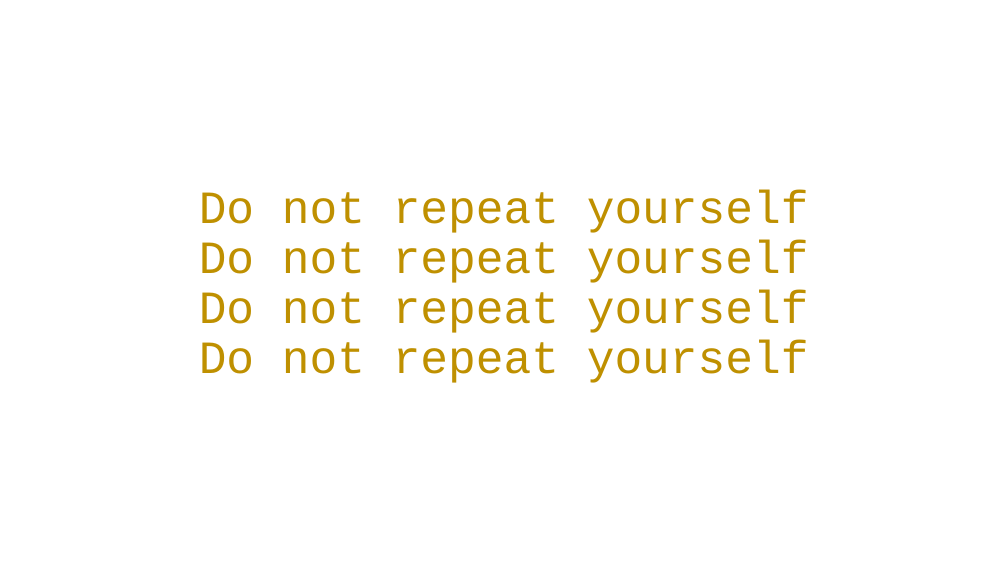
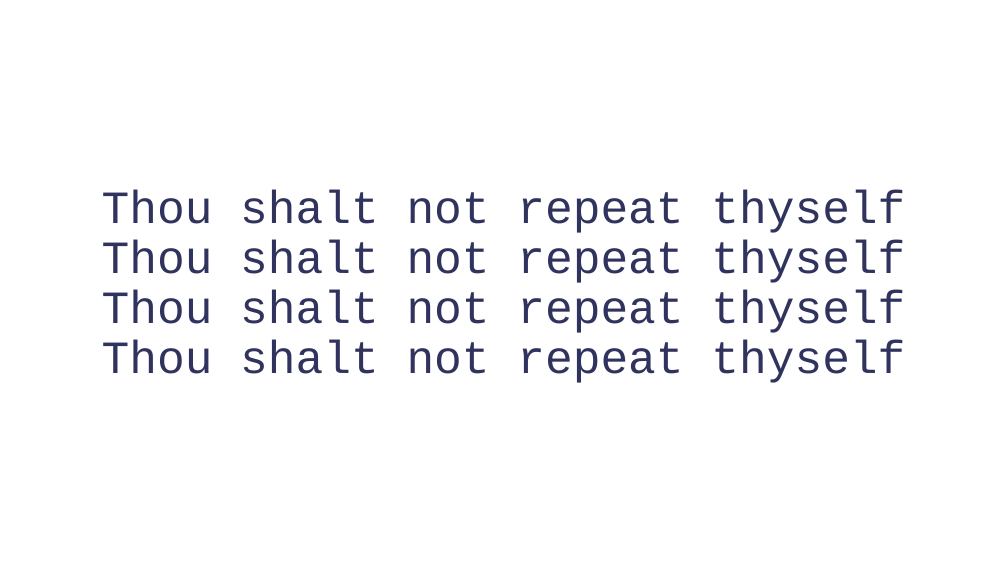
Before and after one commit to PracticumAI/python, a slide deck: slide 5 of presentations/03_functions.pptx (slide 10 before the commit). Drawn at 1008x567 pixels with LibreOffice and Linux fonts; fonts in the diff are those of the drawing. Boxes give left, top, right and bottom in pixels: in the first picture for what was removed or moved away, otherwise in the second. Text is boxed around its words. In the diff, an @@ line names an element or a change of style, - is before the commit and + after.

```diff
--- a/presentations/03_functions.pptx
+++ b/presentations/03_functions.pptx
@@ text at (102, 190, 905, 383): text changed; text colour #BF9000 to #30335E @@
-Do not repeat yourself
-Do not repeat yourself
-Do not repeat yourself
-Do not repeat yourself
+Thou shalt not repeat thyself
+Thou shalt not repeat thyself
+Thou shalt not repeat thyself
+Thou shalt not repeat thyself
```
Also in this commit, not shown: 2 other slides changed, 9 slides added, 3 slides removed, 2 other files.
